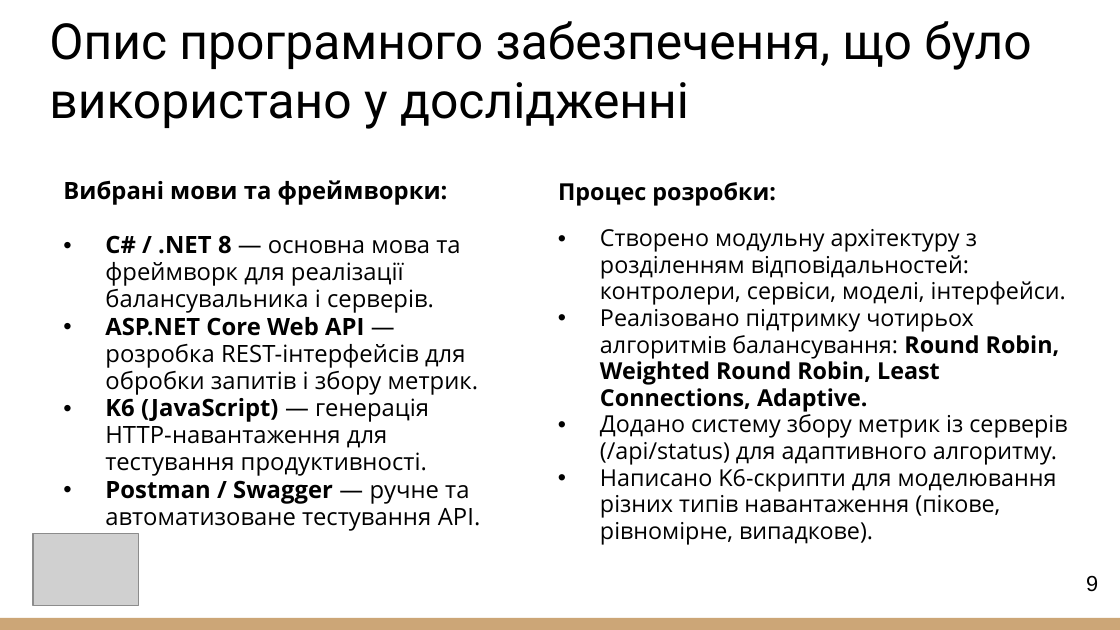
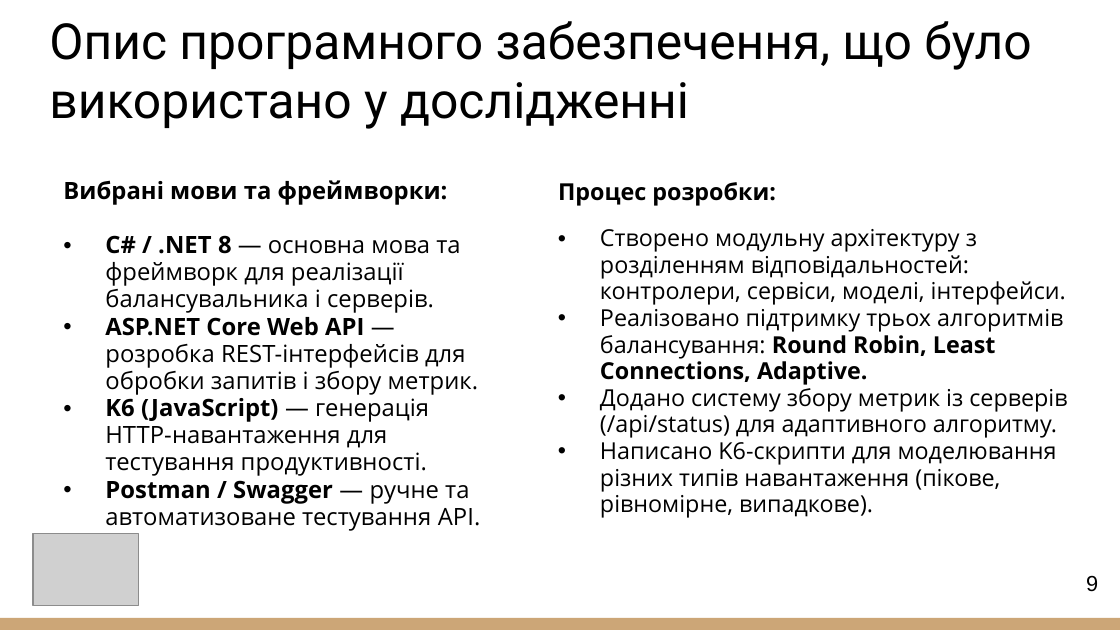
Before and after one commit to Serhii-Myroshnychenko/Diploma, a slide deck: slide 9 of 2025_М_ПІ_ІПЗм-23-1_Мирошниченко_С_А.pptx. Drawn at 1120x630 pixels with LibreOffice and Linux fonts; fonts in the diff are those of the drawing; grey boxes stand for pictures. Boxes give left, top, right and bottom in pixels: in the first picture for what was removed or moved away, otherwise in the second. Text is boxed around its words. In the diff, an @@ line names an element or a change of style, - is before the commit and + after.

```diff
--- a/2025_М_ПІ_ІПЗм-23-1_Мирошниченко_С_А.pptx
+++ b/2025_М_ПІ_ІПЗм-23-1_Мирошниченко_С_А.pptx
@@ text at (600,309,1063,385): text changed; bold off @@
-• Реалізовано підтримку чотирьох алгоритмів балансування: Round Robin, Weighted Round Robin, Least Connections, Adaptive.
+• Реалізовано підтримку трьох алгоритмів балансування: Round Robin, Least Connections, Adaptive.
```
Also in this commit, not shown: 4 other slides changed, 1 other file.
